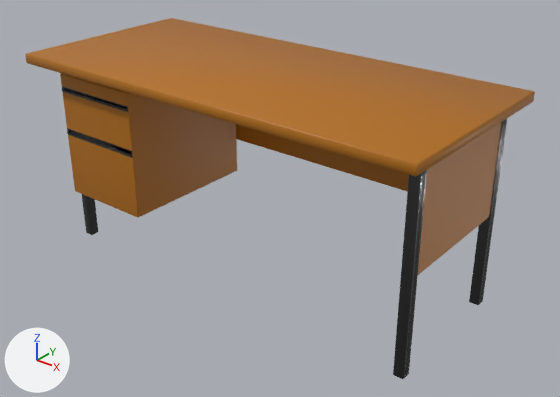
An edit to the Blender file Assets/GameAssets/Blender/teacher_desk.blend, drawn before and after from the same camera.
Before and after are seen from a 50 mm camera at (4.47, -4.7, 4.16) aimed at (0.2, 0.64, 0.85). The lights are fixed; the arrows at lower left show +X, +Y and +Z.

The older version as bpy lines, for what is in view:
```python
ob_back_board = bpy.data.objects.new('back_board', me_cube_008)
ob_back_board.location = (0.0, 1.4, 1.42)
ob_back_board.scale = (1.0, 0.8, 1.0)
ob_drawers = bpy.data.objects.new('drawers', me_cube_005)
ob_drawers.location = (-1.45, 0.7, 1.4)
ob_front_legs = bpy.data.objects.new('front_legs', me_cube_003)
ob_front_legs.location = (0.0, 0.0, 0.0)
ob_right_board = bpy.data.objects.new('right_board', me_cube_007)
ob_right_board.location = (2.0, 0.7, 1.0)
ob_right_board.scale = (0.8, 1.0, 1.0)
ob_surface = bpy.data.objects.new('surface', me_cube_004)
ob_surface.location = (0.0, 0.6, 2.053)
# also in view: 'back_legs' at (0.0, 1.4, 0.99)
```
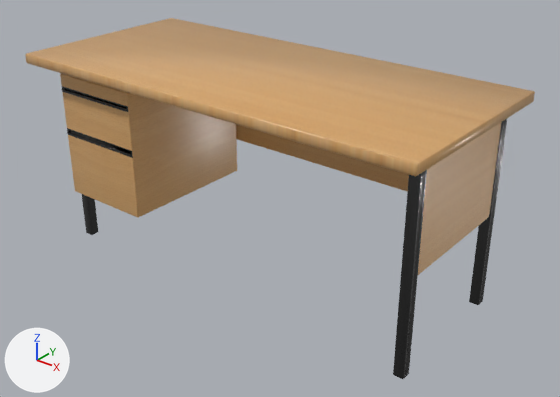
The change, as JSON lines over the scene's bpy script:
```json
{"op": "add", "block": "img_desk_surface_png", "code": ["img_desk_surface_png = load_image('desk_surface.png', '../Textures/Desk/desk_surface.png', 800, 800, 'sRGB')"]}
{"op": "remove", "block": "mat_wood_material", "code": "mat_wood_material.base_color = (0.458, 0.16, 0.00525)  # orange #b46f10"}
{"op": "add", "block": "mat_wood_material", "code": "mat_wood_material.texture = img_desk_surface_png"}
{"op": "set", "path": "mat_wood_material.roughness", "old": "0.5", "new": "0.3"}
```

Location of each change, [x1, y1, x2, y2] in pixels of the pictures (560 x 397 px):
```json
{"object": "surface", "change": "surface changed", "before": [26, 18, 535, 177], "after": [26, 18, 535, 177]}
{"object": "drawers", "change": "surface changed", "before": [60, 73, 237, 217], "after": [60, 73, 237, 217]}
{"object": "right_board", "change": "surface changed", "before": [418, 122, 502, 275], "after": [418, 122, 502, 275], "on screen": "brown to beige"}
{"object": "back_board", "change": "surface changed", "before": [236, 124, 409, 192], "after": [236, 124, 409, 192]}
```
